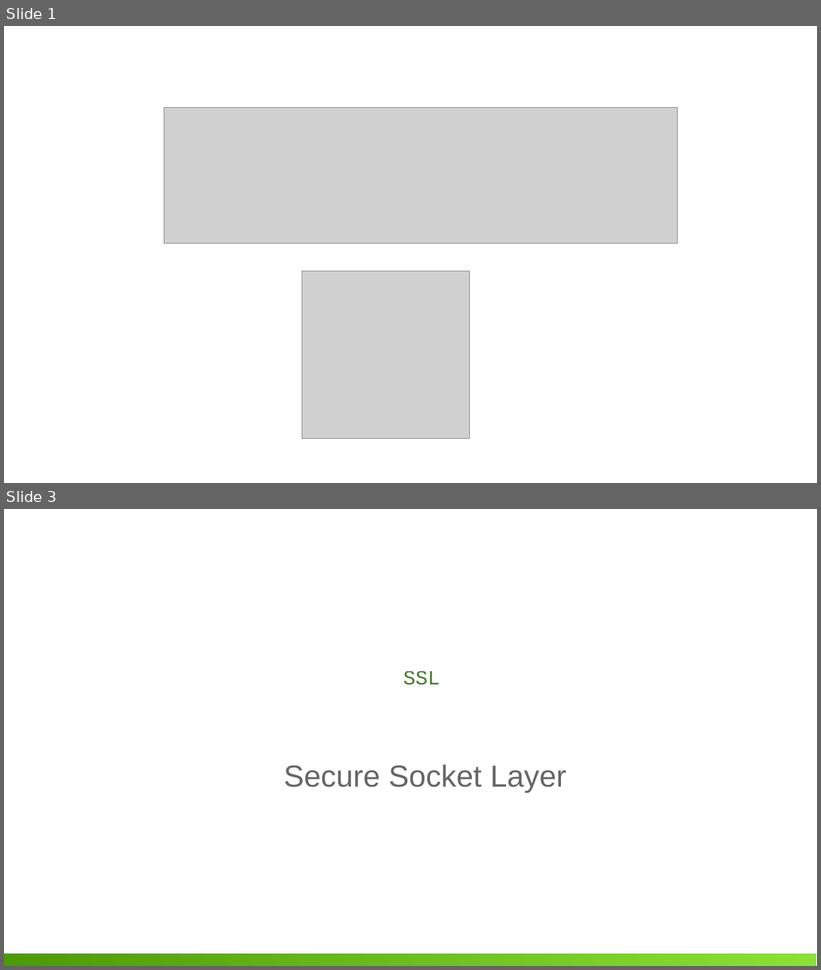
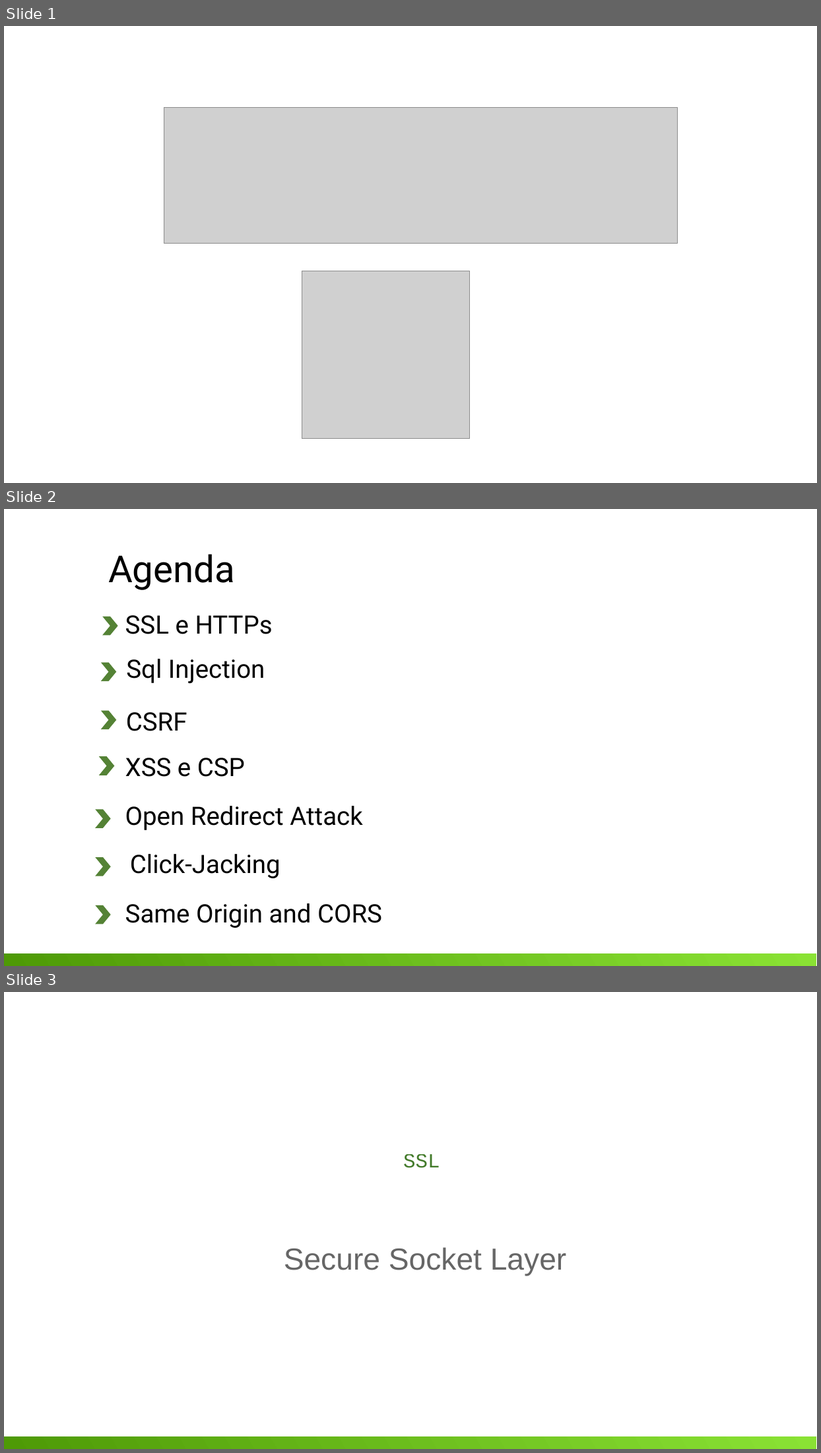
Before and after one commit to gambarra/PalestraAspNetCoreSecurity, a slide deck: ppt/Seguranca.odp. Shown one above the other, each under a label of ours: slides 1 and 3 before the commit, slides 1, 2 and 3 after it; the slides between them are not shown. The pictures are 821x970 and 821x1453 pixels, drawn with LibreOffice and Linux fonts; fonts in the diff are those of the drawing; grey boxes stand for pictures. Boxes give left, top, right and bottom in pixels: in the first picture for what was removed or moved away, otherwise in the second. Text is boxed around its words. In the diff, an @@ line names an element or a change of style, - is before the commit and + after.

```diff
--- a/ppt/Seguranca.odp
+++ b/ppt/Seguranca.odp
@@ slide 2 added at (4, 509, 817, 966), background #FFFFFF @@
@@ text added at (108, 554, 235, 590), 44 pt, text #000000 @@
+Agenda
@@ chevron added at (102, 617, 118, 635), fill #548235 @@
@@ text added at (125, 615, 273, 634), 30 pt, text #000000 @@
+SSL e HTTPs
@@ chevron added at (101, 663, 116, 682), fill #548235 @@
@@ text added at (126, 659, 265, 684), 30 pt, text #000000 @@
+Sql Injection
@@ chevron added at (101, 711, 116, 730), fill #548235 @@
@@ text added at (126, 712, 187, 731), 30 pt, text #000000 @@
+CSRF
@@ chevron added at (99, 757, 114, 776), fill #548235 @@
@@ text added at (125, 758, 245, 777), 30 pt, text #000000 @@
+XSS e CSP
@@ chevron added at (96, 810, 111, 828), fill #548235 @@
@@ text added at (125, 806, 362, 830), 30 pt, text #000000 @@
+Open Redirect Attack
@@ chevron added at (96, 857, 111, 876), fill #548235 @@
@@ text added at (130, 854, 281, 879), 30 pt, text #000000 @@
+Click-Jacking
@@ text added at (125, 904, 382, 928), 30 pt, text #000000 @@
+Same Origin and CORS
@@ chevron added at (96, 906, 111, 924), fill #548235 @@
@@ rectangle added at (4, 955, 817, 966), fill gradient #8AE234 to #4E9A06 @@
```
Also in this commit, not shown: 3 slides changed, 4 slides removed, 1 other file.
